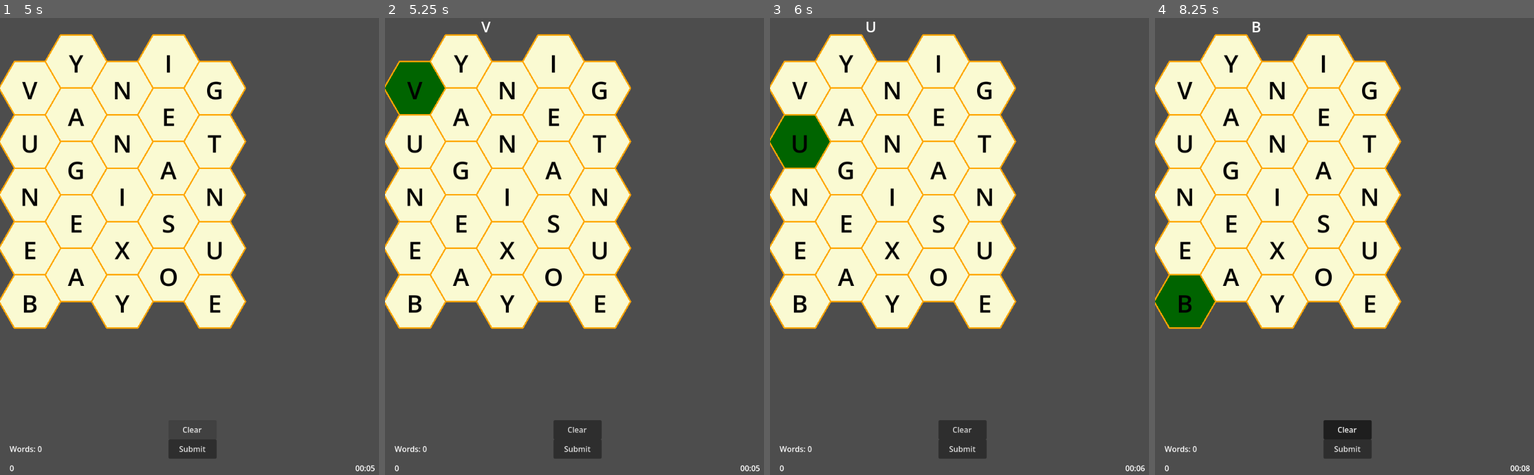
Above: before the commit, frames 1-4 (left to right).
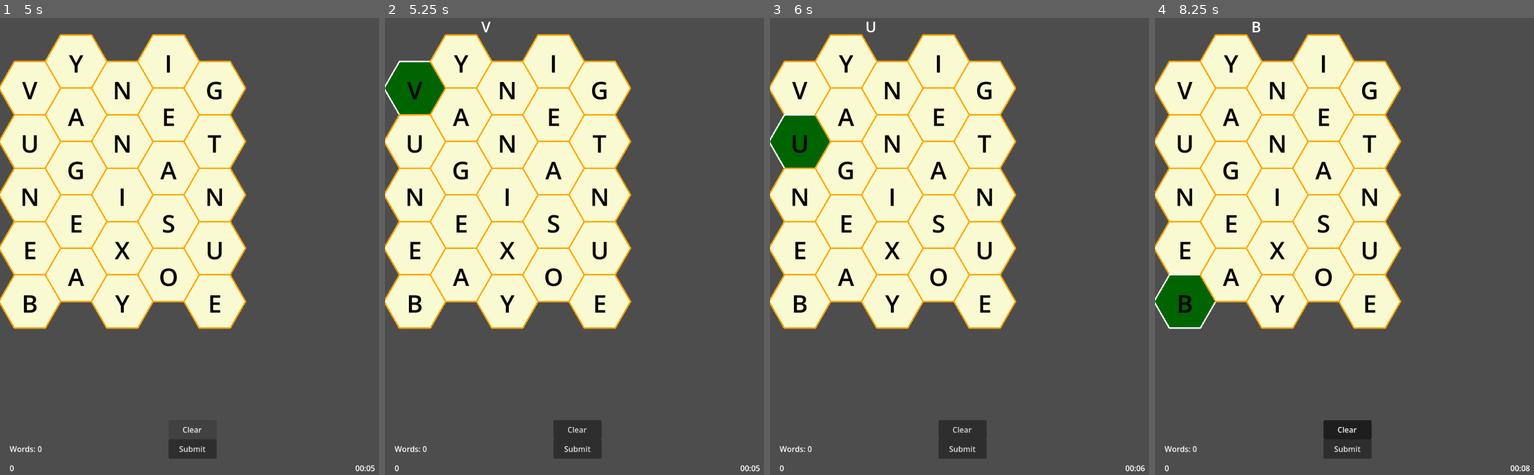
Above: after the commit, the same moments.

Repository: opensourceame/wb
Game: Godot game, scene res://scenes/Main.tscn
The game is run twice, just before and just after one commit, with the same random seed, the same clock (stepped at 60 frames per second) and the same inputs.
Inputs (mouse positions are in pixels of both pictures, inside the frame that each line leads up to):
- Up to frame 1 (5 s): click "Submit" at 0.5 s; click "Clear" at 1.25 s; click "Submit" at 2 s; click "Clear" at 2.75 s; click "Submit" at 3.5 s; click "Clear" at 4.25 s
- Up to frame 2 (5.25 s): tap Enter (ui_accept) at 5 s; move the mouse to (415, 86) at 5.02 s; hold Enter (ui_accept) from 5.03 s (still down); click (415, 86) at 5.17 s
- Up to frame 3 (6 s): move the mouse to (800, 141) at 5.77 s; release Enter (ui_accept) at 5.78 s; tap Enter (ui_accept) at 5.85 s; click (800, 141) at 5.92 s
- Up to frame 4 (8.25 s): tap Enter (ui_accept) at 6.02, 6.32, 6.5, 7.35, 7.52, 7.82 s; move the mouse to (1185, 196) at 6.52 s; hold Enter (ui_accept) 6.53-7.28 s; click (1185, 196) at 6.67 s; move the mouse to (1185, 246) at 7.27 s; click (1185, 246) at 7.42 s; move the mouse to (1185, 301) at 8.02 s; hold Enter (ui_accept) from 8.03 s (still down); click (1185, 301) at 8.17 s

Frame 1 is identical in both runs. In frame 2, 0.1% of the frame differs, in the area x 0-12%, y 9-22%; in frame 3, 0.1%; in frame 4, 0.2%, in the area x 0-17%, y 55-69%.

Commit message:
checking words

Diff:
--- /dev/null
+++ b/performance_test.gd
@@ -0,0 +1,58 @@
+extends Node
+
+# Performance test for 68k word dictionary
+func _ready():
+	print("=== Performance Test: 68k Word Dictionary ===")
+
+	var test_start = Time.get_ticks_msec()
+	var word_checker = WordChecker.new()
+	add_child(word_checker)
+
+	# Wait for loading to complete
+	await word_checker.dictionary_loaded
+	var load_time = Time.get_ticks_msec() - test_start
+
+	print("Dictionary load time: %d ms" % load_time)
+	print(word_checker.get_dictionary_stats())
+
+	# Performance tests
+	test_prefix_validation_speed(word_checker)
+	test_word_validation_speed(word_checker)
+
+	get_tree().quit()
+
+func test_prefix_validation_speed(word_checker: WordChecker):
+	print("\n=== Prefix Validation Speed Test ===")
+
+	var test_prefixes = ["TH", "THE", "HEL", "WOR", "ABC", "XYZ"]
+	var iterations = 1000
+
+	var start_time = Time.get_ticks_msec()
+
+	for i in range(iterations):
+		for prefix in test_prefixes:
+			word_checker.is_valid_prefix(prefix)
+
+	var total_time = Time.get_ticks_msec() - start_time
+	var avg_time = float(total_time) / (iterations * test_prefixes.size())
+
+	print("Total time for %d prefix checks: %d ms" % [iterations * test_prefixes.size(), total_time])
+	print("Average time per prefix check: %.3f ms" % avg_time)
+
+func test_word_validation_speed(word_checker: WordChecker):
+	print("\n=== Word Validation Speed Test ===")
+
+	var test_words = ["THE", "HELLO", "WORLD", "COMPUTER", "INVALID123"]
+	var iterations = 500
+
+	var start_time = Time.get_ticks_msec()
+
+	for i in range(iterations):
+		for word in test_words:
+			word_checker.is_valid_word(word)
+
+	var total_time = Time.get_ticks_msec() - start_time
+	var avg_time = float(total_time) / (iterations * test_words.size())
+
+	print("Total time for %d word checks: %d ms" % [iterations * test_words.size(), total_time])
+	print("Average time per word check: %.3f ms" % avg_time)
--- a/scripts/GameManager.gd
+++ b/scripts/GameManager.gd
@@ -4,6 +4,9 @@
 signal score_changed(new_score: int)
 signal word_submitted(word: String, points: int)
 signal game_time_updated(time: int)
+signal prefix_validation_changed(is_valid: bool, current_word: String)
+signal word_building_started()
+signal word_building_ended(word: String)
 
 var score: int = 0
 var words_found: Array[String] = []
@@ -29,6 +32,7 @@
 		game_time_updated.emit(game_time)
 
 func submit_word(word: String):
+	printerr("GAME: submit word ", word)
 	if not is_game_active:
 		return
 
@@ -37,8 +41,6 @@
 	if word.length() < 3:
 		return
 
-	if words_found.has(word):
-		return
 
 	if word_checker.is_valid_word(word):
 		var points = word_checker.get_word_score(word)
@@ -88,3 +90,13 @@
 	var minutes = game_time / 60
 	var seconds = game_time % 60
 	return "%02d:%02d" % [minutes, seconds]
+
+# NEW: Real-time validation methods for GridManager
+func on_prefix_validation_changed(is_valid: bool, current_word: String):
+	prefix_validation_changed.emit(is_valid, current_word)
+
+func on_word_building_started():
+	word_building_started.emit()
+
+func on_word_building_ended(word: String):
+	word_building_ended.emit(word)
--- a/scripts/GridManager.gd
+++ b/scripts/GridManager.gd
@@ -1,13 +1,22 @@
 extends Node2D
 class_name GridManager
+
+# NEW: Signals for real-time validation
+signal word_building_started()
+signal word_building_ended(word: String)
 
 @export var grid_width:  int = 2
 @export var grid_height: int = 2
 @export var hex_size: float = 48.0
 @export var tile_scene: PackedScene
 
+@onready var game_manager = get_tree().current_scene.get_node('GameManager')
 @onready var tiles_canvas = $Tiles
 @onready var arrows_canvas = $Arrows
+
+# Access to game systems
+#var game_manager: GameManager
+var word_checker: WordChecker
 
 var grid: Dictionary = {}
 var selected_tiles: Array[HexTile] = []
@@ -20,6 +29,12 @@
 func _ready():
 	if tile_scene == null:
 		tile_scene = preload("res://scenes/HexTile.tscn")
+
+	# Get references to game systems
+	game_manager = get_node_or_null("../GameManager")
+	if game_manager:
+		word_checker = game_manager.word_checker
+
 	create_hex_grid()
 
 func create_hex_grid():
@@ -135,6 +150,16 @@
 	tile.set_selected(true)
 	current_word += tile.letter
 	recalculate_word()
+
+	# NEW: Real-time prefix validation
+	update_prefix_validation()
+
+	# Emit signals for word building tracking
+	if selected_tiles.size() == 1:
+		word_building_started.emit()
+	if game_manager:
+		game_manager.on_word_building_started()
+
 	update_word_display()
 
 	# Create visual connection from previous tile to current tile
@@ -155,6 +180,10 @@
 		particle_streams[-1].queue_free()
 	tile.set_selected(false)
 	recalculate_word()
+
+	# NEW: Update validation after deselecting
+	update_prefix_validation()
+
 	update_word_display()
 
 	# Clear all visual connections and redraw them for remaining selected tiles
@@ -183,6 +212,39 @@
 
 func update_word_display():
 	%WordDisplay.text = current_word
+
+# NEW: Real-time prefix validation
+func update_prefix_validation():
+	if not word_checker:
+		return
+
+	# Check if current word is a valid prefix
+	var is_valid_prefix = word_checker.is_valid_prefix(current_word)
+
+
+
+	# Update visual feedback for tiles
+	update_tile_validation_feedback(is_valid_prefix)
+
+	# Update word display color
+	update_word_display_color(is_valid_prefix)
+
+	# Emit signals for real-time validation feedback
+	if game_manager:
+		game_manager.on_prefix_validation_changed(is_valid_prefix, current_word)
+
+func update_tile_validation_feedback(is_valid_prefix: bool):
+	# Update the color of selected tiles based on prefix validity
+	var feedback_color = Color.WHITE if is_valid_prefix else Color.RED
+
+	for tile in selected_tiles:
+		# Only update the outline/highlight, not the base tile color
+		tile.set_validation_color(feedback_color)
+
+func update_word_display_color(is_valid_prefix: bool):
+	if %WordDisplay:
+		var display_color = Color.WHITE if is_valid_prefix else Color.RED
+		%WordDisplay.modulate = display_color
 
 func clear_selection():
 	for tile in selected_tiles:
@@ -199,11 +261,15 @@
 		clear_selection()
 
 func submit_word():
-	if current_word.length() >= 3:
-		var game_manager = get_node_or_null("../GameManager")
-		if game_manager:
-			game_manager.submit_word(current_word)
-		clear_selection()
+	if current_word.length() < 3:
+		return
+
+	game_manager.submit_word(current_word)
+
+	# Emit word building ended signal
+	game_manager.on_word_building_ended(current_word)
+
+	clear_selection()
 
 func draw_arrow(from_tile: HexTile, to_tile: HexTile):
 	var arrow = Line2D.new()
--- a/scripts/HexTile.gd
+++ b/scripts/HexTile.gd
@@ -14,6 +14,7 @@
 var outline_color:  Color = Color.ORANGE
 var selected_color: Color = Color.DARK_GREEN
 var hover_color:    Color = Color.DARK_GOLDENROD
+var validation_color: Color = Color.WHITE  # NEW: Dynamic outline color
 
 func _ready():
 	letter = get_random_letter()
@@ -60,9 +61,12 @@
 		points.append(Vector2(x, y))
 
 	draw_colored_polygon(points, color, points)
+
+	# Use validation color if selected, otherwise normal outline color
+	var current_outline = validation_color if is_selected else outline_color
 	var outline_points = points.duplicate()
 	outline_points.append(points[0])  # Close the loop
-	draw_polyline(outline_points, outline_color, 3.0)
+	draw_polyline(outline_points, current_outline, 3.0)
 
 func draw_letter():
 	var font = ThemeDB.fallback_font
@@ -77,6 +81,11 @@
 	is_selected = selected
 	queue_redraw()
 
+# NEW: Set validation color for outline feedback
+func set_validation_color(color: Color):
+	validation_color = color
+	queue_redraw()
+
 func _on_area_2d_input_event(viewport: Node, event: InputEvent, shape_idx: int):
 	if event is InputEventMouseButton and event.pressed:
 		tile_selected.emit(self)
--- a/scripts/WordChecker.gd
+++ b/scripts/WordChecker.gd
@@ -4,6 +4,10 @@
 class TrieNode:
 	var children: Dictionary = {}
 	var is_word: bool = false
+
+	# Memory optimization: reuse common nodes
+	static func get_optimized_char_key(char: String) -> String:
+		return char  # Direct character access for performance
 
 var root: TrieNode
 var is_loaded: bool = false
@@ -24,6 +28,7 @@
 		"Q": 10, "Z": 10
 	}
 	root = TrieNode.new()
+	print("Loading 68k word dictionary...")
 	load_dictionary_async()
 
 func load_dictionary_async():
@@ -39,7 +44,10 @@
 		print("Dictionary file not found. Using basic validation.")
 		return
 
+	# Optimized: Read entire file at once (good for 646KB file)
 	var content = file.get_as_text()
+	file.close()
+
 	var words = content.split("\n")
 	var total_words = words.size()
 	var processed = 0
@@ -50,11 +58,10 @@
 			insert_word(word)
 
 		processed += 1
-		if processed % 1000 == 0:
+		if processed % 10000 == 0:  # Very infrequent progress updates
 			var progress = float(processed) / float(total_words)
 			call_deferred("emit_signal", "loading_progress", progress)
 
-	file.close()
 	call_deferred("_on_loading_complete")
 
 func _on_loading_complete():
@@ -62,14 +69,19 @@
 	if loading_thread:
 		loading_thread.wait_to_finish()
 		loading_thread = null
+	print("Dictionary loaded successfully! Real-time validation is now active.")
 	dictionary_loaded.emit()
 
 func insert_word(word: String):
 	var node = root
-	for char in word:
-		if not node.children.has(char):
-			node.children[char] = TrieNode.new()
-		node = node.children[char]
+	var chars = word.to_ascii_buffer()  # Faster than string iteration
+
+	for i in range(chars.size()):
+		var char_code = chars[i]
+		var char_str = char(char_code)
+		if not node.children.has(char_str):
+			node.children[char_str] = TrieNode.new()
+		node = node.children[char_str]
 	node.is_word = true
 
 func is_valid_word(word: String) -> bool:
@@ -91,6 +103,10 @@
 
 	if not is_loaded:
 		return true
+
+	# Early optimization: very long prefixes (15+ chars) are rarely valid in English
+	if prefix.length() > 15:
+		return false
 
 	return _search_prefix(prefix)
 
@@ -168,6 +184,20 @@
 
 	return score + length_bonus
 
+func get_dictionary_stats() -> Dictionary:
+	var word_count = _count_words_recursive(root)
+	return {
+		"total_words": word_count,
+		"is_loaded": is_loaded,
+		"memory_estimate_kb": word_count * 0.2  # Rough estimate
+	}
+
+func _count_words_recursive(node: TrieNode) -> int:
+	var count = 1 if node.is_word else 0
+	for child in node.children.values():
+		count += _count_words_recursive(child)
+	return count
+
 func _exit_tree():
 	if loading_thread and loading_thread.is_alive():
 		loading_thread.wait_to_finish()
Not shown, changed: data/words.txt
Not shown, added: performance_test.gd.uid
